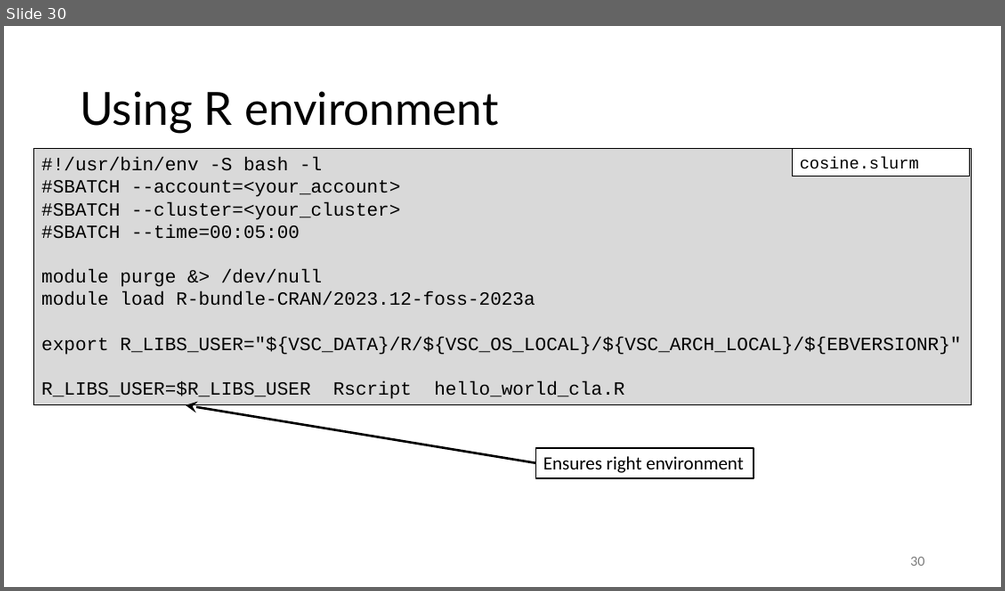
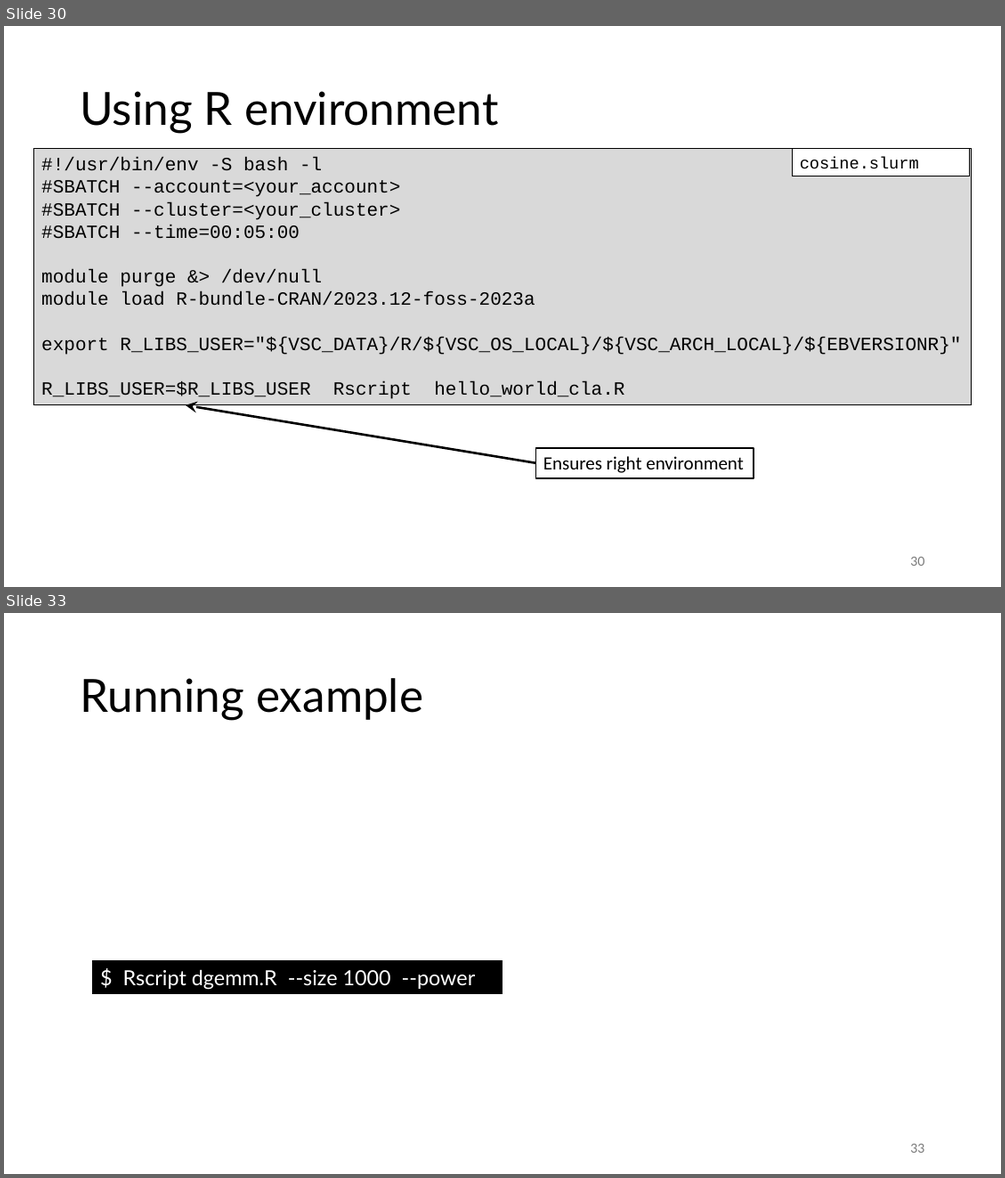
Before and after one commit to gjbex/Best-practices-for-data-science-on-HPC, a slide deck: best_practices_for_data_science_on_hpc.pptx. Shown one above the other, each under a label of ours: slide 30 before the commit, slides 30 and 33 after it; the slides between them are not shown. The pictures are 1005x591 and 1005x1178 pixels, drawn with LibreOffice and Linux fonts; fonts in the diff are those of the drawing; grey boxes stand for pictures. Boxes give left, top, right and bottom in pixels: in the first picture for what was removed or moved away, otherwise in the second. Text is boxed around its words. In the diff, an @@ line names an element or a change of style, - is before the commit and + after.

```diff
--- a/best_practices_for_data_science_on_hpc.pptx
+++ b/best_practices_for_data_science_on_hpc.pptx
@@ slide 33 added at (4,613,1001,1174), background #FFFFFF @@
@@ title added at (80,678,423,720), 44 pt, text #000000 @@
+Running example
@@ rectangle added at (93,961,502,994), fill #000000, outline #000000 0.75 pt, 20 pt, text #FFFFFF @@
+$ Rscript dgemm.R --size 1000 --power 15
@@ page number added at (910,1143,924,1152), 12 pt, text #797979 @@
+33
```
Also in this commit, not shown: 11 other slides added.
